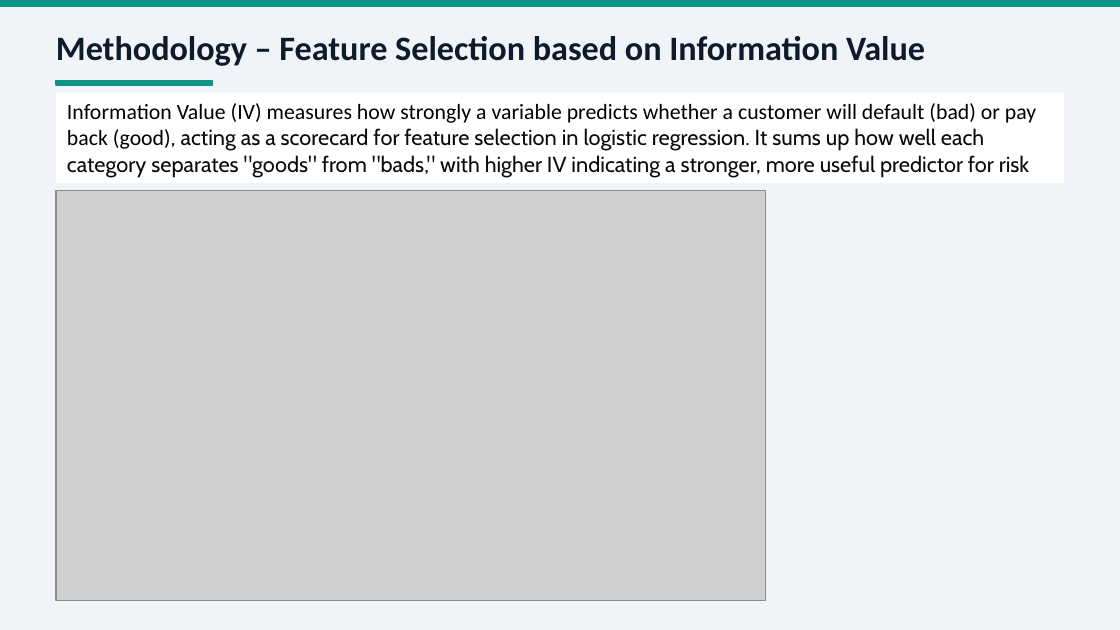
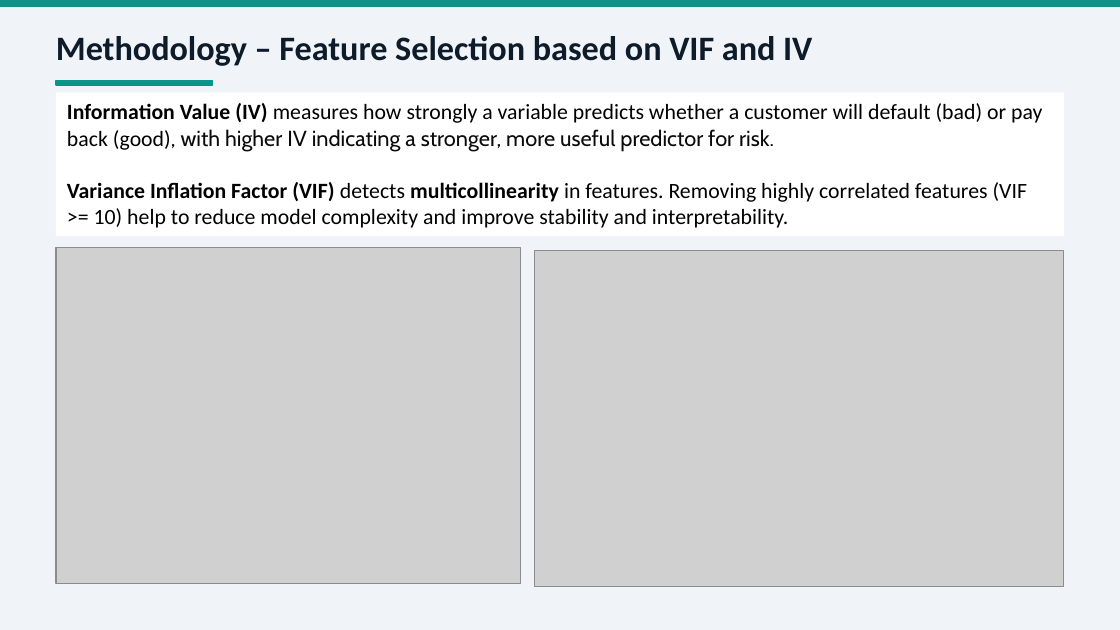
Before and after one commit to hxdong-genetics/Lending_Club_2007_2020_PD_Modeling, a slide deck: slide 4 of lending_club_pd_slides.pptx. Drawn at 1120x630 pixels with LibreOffice and Linux fonts; fonts in the diff are those of the drawing; grey boxes stand for pictures. Boxes give left, top, right and bottom in pixels: in the first picture for what was removed or moved away, otherwise in the second. Text is boxed around its words. In the diff, an @@ line names an element or a change of style, - is before the commit and + after.

```diff
--- a/lending_club_pd_slides.pptx
+++ b/lending_club_pd_slides.pptx
@@ text at (x1=56, y1=36, x2=812, y2=66): text changed @@
-Methodology – Feature Selection based on Information Value
+Methodology – Feature Selection based on VIF and IV
@@ rectangle "Information Value (IV) measures how ..." resized from (x1=56, y1=93, x2=1064, y2=184) to (x1=56, y1=93, x2=1064, y2=236) @@
@@ text in rectangle at (x1=67, y1=103, x2=1042, y2=228): text changed; font Cabin to Calibri; text colour #0A0A0A to #000000 @@
-Information Value (IV) measures how strongly a variable predicts whether a customer will default (bad) or pay back (good), acting as a scorecard for feature selection in logistic regression. It sums up how well each category separates "goods" from "bads," with higher IV indicating a stronger, more useful predictor for risk
+Information Value (IV) measures how strongly a variable predicts whether a customer will default (bad) or pay back (good), with higher IV indicating a stronger, more useful predictor for risk.
+Variance Inflation Factor (VIF) detects multicollinearity in features. Removing highly correlated features (VIF >= 10) help to reduce model complexity and improve stability and interpretability.
@@ picture resized from (x1=56, y1=190, x2=766, y2=600) to (x1=56, y1=248, x2=521, y2=584) @@
@@ picture added at (x1=535, y1=251, x2=1064, y2=587) @@
```
Also in this commit, not shown: 4 other slides changed, 1 other file.
